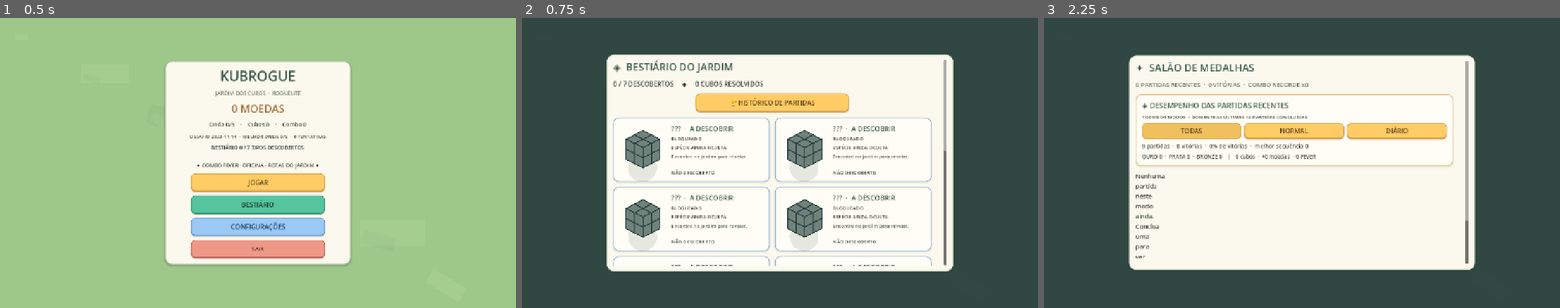
Above: before the commit, frames 1-3 (left to right).
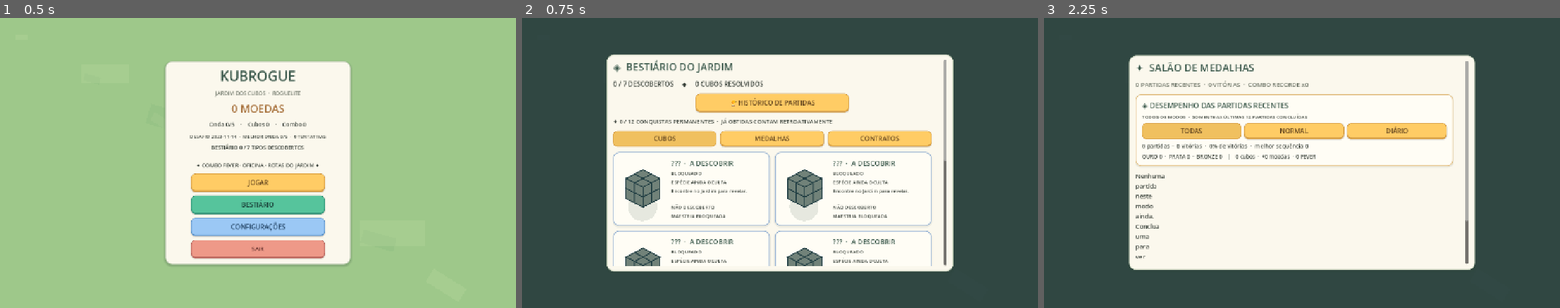
Above: after the commit, the same moments.

Repository: kardecallan566/KubRogue
Game: Godot game, scene res://scenes/c14/hub_stage.tscn
Same seed, same stepped clock (60 frames per second), same inputs: the game is played once before the commit and once after it. Before the commit the project starts from res://scenes/c13/hub_stage.tscn.
Inputs:
- Up to frame 1 (0.5 s): no input
- Up to frame 2 (0.75 s): click "BESTIÁRIO" at 0.5 s
- Up to frame 3 (2.25 s): click "CONFIGURAÇÕES" at 1.25 s; click "🏆 HISTÓRICO DE PARTIDAS" at 2 s

Frame 1 is identical in both runs. In frame 2, 13% of the frame differs, in the area x 17-83%, y 34-86%; in frame 3, nothing differs.

Commit message:
feat(c14): retroactive garden achievements with C13-safe bestiary tabs

Diff:
--- a/project.godot
+++ b/project.godot
@@ -1,10 +1,10 @@
 config_version=5
 
 [application]
-config/name="KubRogue — C13 Estatísticas de Carreira"
-run/main_scene="res://scenes/c13/hub_stage.tscn"
+config/name="KubRogue — C14 Conquistas do Jardim"
+run/main_scene="res://scenes/c14/hub_stage.tscn"
 config/features=PackedStringArray("4.7", "GL Compatibility")
-config/description="C13: read-only recent-career analytics and mode filters on C12 history; no gameplay or economy changes."
+config/description="C14: permanent Garden achievements and mastery, preserving C12 result medals and C13 career filters."
 
 [autoload]
 KubeSession="*res://scripts/c4/progress_service.gd"
--- /dev/null
+++ b/scenes/c14/game_stage.tscn
@@ -0,0 +1,6 @@
+[gd_scene load_steps=2 format=3]
+
+[ext_resource type="Script" path="res://scripts/c14/game_stage.gd" id="1"]
+
+[node name="KubRogueC14Game" type="Node3D"]
+script = ExtResource("1")
--- /dev/null
+++ b/scenes/c14/hub_stage.tscn
@@ -0,0 +1,12 @@
+[gd_scene load_steps=2 format=3]
+
+[ext_resource type="Script" path="res://scripts/c14/hub_stage.gd" id="1"]
+
+[node name="KubRogueC14Hub" type="Control"]
+layout_mode = 3
+anchors_preset = 15
+anchor_right = 1.0
+anchor_bottom = 1.0
+grow_horizontal = 2
+grow_vertical = 2
+script = ExtResource("1")
--- /dev/null
+++ b/scripts/c14/game_stage.gd
@@ -0,0 +1,59 @@
+extends "res://scripts/c12/game_stage.gd"
+## C14: medal notifications are only derived from persisted C4/C8 data.
+const MedalRules = preload("res://scripts/c14/medal_service.gd")
+var garden_medals: MedalRules = MedalRules.new()
+var medal_notice: Label
+var medal_notice_time := 0.0
+
+func _ready() -> void:
+    super._ready()
+    var content := hud_panel.get_child(0) as VBoxContainer
+    medal_notice = Label.new()
+    medal_notice.name = "GardenMedalToast"
+    medal_notice.text = ""
+    medal_notice.visible = false
+    medal_notice.autowrap_mode = TextServer.AUTOWRAP_WORD
+    medal_notice.add_theme_font_size_override("font_size",13)
+    medal_notice.add_theme_color_override("font_color",Color("#a86a22"))
+    content.add_child(medal_notice)
+    # A journal_changed emission means its atomic local write succeeded.
+    journal.journal_changed.connect(_check_new_medals)
+
+func restart_run() -> void:
+    super.restart_run()
+    if garden_medals != null and journal != null and progress != null:
+        garden_medals.snapshot(journal,progress,best_combo_in_run)
+    if medal_notice != null:
+        medal_notice.visible = false
+    medal_notice_time = 0.0
+
+func _check_new_medals() -> void:
+    if garden_medals == null or journal == null or progress == null:
+        return
+    var gained: Array[Dictionary] = garden_medals.newly_unlocked(
+        journal,progress,best_combo_in_run)
+    if gained.is_empty() or medal_notice == null:
+        return
+    var first: Dictionary = gained[0]
+    medal_notice.text = "✦ NOVA CONQUISTA: %s%s" % [
+        String(first["name"]),
+        " (+%d OUTRAS)" % (gained.size()-1) if gained.size()>1 else ""]
+    medal_notice.visible = true
+    medal_notice_time = 4.0
+    _sound("level")
+
+func _process(delta: float) -> void:
+    super._process(delta)
+    if medal_notice_time > 0.0:
+        medal_notice_time = maxf(0.0,medal_notice_time-delta)
+        if medal_notice_time <= 0.0 and medal_notice != null:
+            medal_notice.visible = false
+
+func _return_hub() -> void:
+    if not pending_credits.is_empty():
+        message_label.text = "Existem pagamentos pendentes. Use Tentar salvar."
+        return
+    progress.update_record(director.wave_index+1,director.wallet.solved,best_combo_in_run)
+    _record_challenge_if_needed()
+    Input.set_mouse_mode(Input.MOUSE_MODE_VISIBLE)
+    get_tree().change_scene_to_file("res://scenes/c14/hub_stage.tscn")
--- /dev/null
+++ b/scripts/c14/hub_stage.gd
@@ -0,0 +1,133 @@
+extends "res://scripts/c13/hub_stage.gd"
+## C14: add retroactive achievements while retaining the C12 hall and C13 stats.
+const MedalRules = preload("res://scripts/c14/medal_service.gd")
+var garden_medals: MedalRules = MedalRules.new()
+var garden_tab := 0
+var garden_tab_buttons: Array[Button] = []
+var species_gallery: GridContainer
+var achievements_gallery: GridContainer
+var contracts_gallery: GridContainer
+var contract_extras: Array[Control] = []
+
+func _open_game() -> void:
+    _close_modal()
+    get_tree().change_scene_to_file("res://scenes/c14/game_stage.tscn")
+
+func _show_bestiary() -> void:
+    super._show_bestiary()
+    garden_tab_buttons.clear()
+    contract_extras.clear()
+    species_gallery = dialog_box.find_child("SpeciesGallery", true, false) as GridContainer
+    contracts_gallery = dialog_box.find_child("ContractGallery", true, false) as GridContainer
+    if species_gallery == null or contracts_gallery == null:
+        return
+    # Keep the old C12 History button and C13 career filters untouched.
+    var species_index := species_gallery.get_index()
+    var contract_index := contracts_gallery.get_index()
+    for index in range(species_index + 1, contract_index):
+        var control := dialog_box.get_child(index) as Control
+        if control != null:
+            contract_extras.append(control)
+    var summary := _label(dialog_box,
+        "✦ %d / %d CONQUISTAS PERMANENTES  ·  JÁ OBTIDAS CONTAM RETROATIVAMENTE" % [
+            garden_medals.trophy_count(journal,session),MedalRules.MEDALS.size()], 14)
+    summary.name = "GardenMedalSummary"
+    dialog_box.move_child(summary,species_gallery.get_index())
+
+    var tabs := HBoxContainer.new()
+    tabs.name = "GardenTabs"
+    tabs.add_theme_constant_override("separation",10)
+    dialog_box.add_child(tabs)
+    dialog_box.move_child(tabs,species_gallery.get_index())
+    for entry in [
+        {"title":"CUBOS","name":"GardenTabSpecies"},
+        {"title":"MEDALHAS","name":"GardenTabMedals"},
+        {"title":"CONTRATOS","name":"GardenTabContracts"}
+    ]:
+        var index := garden_tab_buttons.size()
+        var button := _button(tabs,String(entry["title"]),
+            func(): _set_garden_tab(index),220)
+        button.name = String(entry["name"])
+        button.toggle_mode = true
+        button.custom_minimum_size.y = 40
+        button.size_flags_horizontal = Control.SIZE_EXPAND_FILL
+        garden_tab_buttons.append(button)
+
+    achievements_gallery = GridContainer.new()
+    achievements_gallery.name = "GardenAchievementsGallery"
+    achievements_gallery.columns = 2
+    achievements_gallery.add_theme_constant_override("h_separation",12)
+    achievements_gallery.add_theme_constant_override("v_separation",12)
+    dialog_box.add_child(achievements_gallery)
+    dialog_box.move_child(achievements_gallery,species_gallery.get_index())
+    _populate_achievements()
+    _append_mastery_to_species()
+    _set_garden_tab(0)
+    VisualTheme.apply(dialog_center)
+
+func _set_garden_tab(selected: int) -> void:
+    if selected < 0 or selected > 2:
+        return
+    garden_tab = selected
+    species_gallery.visible = selected == 0
+    achievements_gallery.visible = selected == 1
+    contracts_gallery.visible = selected == 2
+    for part in contract_extras:
+        part.visible = selected == 2
+    for index in range(garden_tab_buttons.size()):
+        garden_tab_buttons[index].set_pressed_no_signal(index == selected)
+
+func _append_mastery_to_species() -> void:
+    for species in journal.CATALOG:
+        var kind: String = String(species["id"])
+        var panel := species_gallery.find_child("Species_" + kind, false, false) as PanelContainer
+        if panel == null:
+            continue
+        var body := panel.get_child(0) as HBoxContainer
+        if body == null or body.get_child_count() < 2:
+            continue
+        var details := body.get_child(1) as VBoxContainer
+        if details == null:
+            continue
+        var solved: int = journal.solved_count(kind)
+        var mastery := "MAESTRIA BLOQUEADA"
+        if solved > 0:
+            mastery = garden_medals.mastery_label(solved)
+            if solved < MedalRules.MASTERY_GOLD:
+                mastery += "  ·  PRÓXIMA %d/%d" % [
+                    solved,garden_medals.next_mastery_target(solved)]
+            else:
+                mastery += "  ·  MÁXIMA"
+        var label := _label(details,mastery,12)
+        label.name = "Mastery_" + kind
+        label.custom_minimum_size.y = 18
+
+func _populate_achievements() -> void:
+    for definition in MedalRules.MEDALS:
+        var id: String = String(definition["id"])
+        var value: int = garden_medals.progress(definition,journal,session)
+        var goal: int = int(definition["goal"])
+        var owned := garden_medals.unlocked(definition,journal,session)
+        var panel := PanelContainer.new()
+        panel.name = "Achievement_" + id
+        panel.custom_minimum_size = Vector2(348,126)
+        panel.size_flags_horizontal = Control.SIZE_EXPAND_FILL
+        panel.set_meta("skill_category","Moedas" if owned else "Controle")
+        achievements_gallery.add_child(panel)
+        var tint := StyleBoxFlat.new()
+        tint.bg_color = Color("#fff1c9") if owned else Color("#edf3ec")
+        tint.border_color = Color("#dbaf4b") if owned else Color("#9eafa3")
+        tint.set_border_width_all(2)
+        tint.set_corner_radius_all(12)
+        tint.set_content_margin_all(12)
+        panel.add_theme_stylebox_override("panel",tint)
+        var body := VBoxContainer.new()
+        body.add_theme_constant_override("separation",4)
+        panel.add_child(body)
+        var heading := _label(body,
+            "%s  %s" % [String(definition["glyph"]),String(definition["name"])],17)
+        heading.name = "Title"
+        _label(body,String(definition["detail"]),12)
+        var remaining := _label(body,
+            "CONQUISTADA ✓" if owned else "PROGRESSO  %d/%d" % [mini(value,goal),goal],13)
+        remaining.name = "AchievementProgress_" + id
--- /dev/null
+++ b/scripts/c14/medal_service.gd
@@ -0,0 +1,103 @@
+extends RefCounted
+## C14: fully derived, retroactive Garden Medals.
+## Reads the independent C4 best-combo and C8 species journal, never writes
+## currency, daily saves, or a new achievements file.
+const MEDALS := [
+    {"id":"first", "name":"PRIMEIRO GIRO", "glyph":"✦",
+        "detail":"Resolva seu primeiro cubo", "kind":"total", "goal":1},
+    {"id":"twenty", "name":"MÃO TREINADA", "glyph":"◆",
+        "detail":"Resolva 20 cubos ao longo das partidas", "kind":"total", "goal":20},
+    {"id":"hundred", "name":"LENDÁRIO DO JARDIM", "glyph":"★",
+        "detail":"Resolva 100 cubos ao longo das partidas", "kind":"total", "goal":100},
+    {"id":"golden", "name":"BRILHO DO OURO", "glyph":"✧",
+        "detail":"Resolva um cubo Dourado", "kind":"golden", "goal":1},
+    {"id":"armored", "name":"QUEBRA-ARMADURA", "glyph":"⬟",
+        "detail":"Resolva um cubo Blindado", "kind":"armored", "goal":1},
+    {"id":"master4", "name":"QUATRO CAMADAS", "glyph":"▣",
+        "detail":"Resolva um Mestre 4×4", "kind":"master4", "goal":1},
+    {"id":"master5", "name":"CINCO CAMADAS", "glyph":"◈",
+        "detail":"Resolva um Titã 5×5", "kind":"master5", "goal":1},
+    {"id":"elite", "name":"DERROTE A ELITE", "glyph":"♛",
+        "detail":"Resolva o chefe Elite 3×3", "kind":"elite", "goal":1},
+    {"id":"collector", "name":"COLECIONADOR", "glyph":"❖",
+        "detail":"Descubra três espécies do Bestiário", "kind":"species", "goal":3},
+    {"id":"complete", "name":"JARDIM COMPLETO", "glyph":"✿",
+        "detail":"Descubra as sete espécies do Bestiário", "kind":"species", "goal":7},
+    {"id":"combo4", "name":"RITMO DE FEVER", "glyph":"⚡",
+        "detail":"Alcance um combo de quatro cubos", "kind":"combo", "goal":4},
+    {"id":"combo8", "name":"RITMO IMPARÁVEL", "glyph":"♜",
+        "detail":"Alcance um combo de oito cubos", "kind":"combo", "goal":8}
+]
+const MASTERY_BRONZE := 5
+const MASTERY_SILVER := 20
+const MASTERY_GOLD := 50
+var announced: Dictionary = {}
+
+func _total(journal) -> int:
+    var total := 0
+    for species in journal.CATALOG:
+        total += journal.solved_count(String(species["id"]))
+    return total
+
+func progress(medal: Dictionary, journal, progress_store, combo_now: int = 0) -> int:
+    var kind: String = String(medal["kind"])
+    match kind:
+        "total":
+            return _total(journal)
+        "species":
+            return journal.discovery_total()
+        "combo":
+            var records: Dictionary = progress_store.data.get("records",{})
+            return maxi(combo_now,int(records.get("best_combo",0)))
+        _:
+            return journal.solved_count(kind)
+
+func unlocked(medal: Dictionary, journal, progress_store, combo_now: int = 0) -> bool:
+    return progress(medal,journal,progress_store,combo_now) >= int(medal["goal"])
+
+func trophy_count(journal, progress_store, combo_now: int = 0) -> int:
+    var unlocked_count := 0
+    for medal in MEDALS:
+        if unlocked(medal,journal,progress_store,combo_now):
+            unlocked_count += 1
+    return unlocked_count
+
+func snapshot(journal, progress_store, combo_now: int = 0) -> void:
+    announced.clear()
+    for medal in MEDALS:
+        if unlocked(medal,journal,progress_store,combo_now):
+            announced[String(medal["id"])] = true
+
+func newly_unlocked(journal, progress_store, combo_now: int = 0) -> Array[Dictionary]:
+    var result: Array[Dictionary] = []
+    for medal in MEDALS:
+        var id: String = String(medal["id"])
+        if unlocked(medal,journal,progress_store,combo_now) and not announced.has(id):
+            announced[id] = true
+            result.append(medal.duplicate(true))
+    return result
+
+func mastery_level(count: int) -> int:
+    if count >= MASTERY_GOLD:
+        return 3
+    if count >= MASTERY_SILVER:
+        return 2
+    if count >= MASTERY_BRONZE:
+        return 1
+    return 0
+
+func mastery_label(count: int) -> String:
+    match mastery_level(count):
+        3: return "✦ OURO"
+        2: return "◆ PRATA"
+        1: return "▣ BRONZE"
+    return "SEM MAESTRIA"
+
+func next_mastery_target(count: int) -> int:
+    if count < MASTERY_BRONZE:
+        return MASTERY_BRONZE
+    if count < MASTERY_SILVER:
+        return MASTERY_SILVER
+    if count < MASTERY_GOLD:
+        return MASTERY_GOLD
+    return MASTERY_GOLD
--- /dev/null
+++ b/tests/integration/test_c14_cold_start.gd
@@ -0,0 +1,29 @@
+extends SceneTree
+const Hub = preload("res://scripts/c14/hub_stage.gd")
+const Game = preload("res://scripts/c14/game_stage.gd")
+var failures := 0
+
+func _initialize() -> void:
+    call_deferred("_run")
+
+func check(ok: bool, reason: String) -> void:
+    if not ok:
+        failures += 1
+        push_error("C14 COLD FAIL: " + reason)
+
+func _run() -> void:
+    var hub: Hub = Hub.new()
+    get_root().add_child(hub)
+    hub._show_bestiary()
+    check(hub.dialog_box.find_child("GardenAchievementsGallery",true,false)!=null,
+        "new medal gallery loads from a clean Godot project")
+    hub.queue_free()
+    await process_frame
+    var game: Game = Game.new()
+    get_root().add_child(game)
+    check(game.medal_notice!=null and game.history!=null,
+        "C14 HUD preserves history autoload on cold startup")
+    game.queue_free()
+    await process_frame
+    print("KubRogue C14 clean boot: %d failures" % failures)
+    quit(0 if failures==0 else 1)
--- /dev/null
+++ b/tests/integration/test_c14_game.gd
@@ -0,0 +1,88 @@
+extends SceneTree
+const Hub = preload("res://scripts/c14/hub_stage.gd")
+const Game = preload("res://scripts/c14/game_stage.gd")
+const Store = preload("res://scripts/c4/save_store.gd")
+const Medals = preload("res://scripts/c14/medal_service.gd")
+var failures := 0
+
+func _initialize() -> void:
+    call_deferred("_run")
+
+func check(ok: bool, reason: String) -> void:
+    if not ok:
+        failures += 1
+        push_error("C14 UI FAIL: " + reason)
+
+func _clean(path: String) -> void:
+    for suffix in ["", ".bak", ".tmp"]:
+        DirAccess.remove_absolute(ProjectSettings.globalize_path(path + suffix))
+
+func _run() -> void:
+    var money := "user://c14_ui_money.json"
+    var journal_path := "user://c14_ui_journal.json"
+    var history_path := "user://c14_ui_history.json"
+    for p in [money,journal_path,history_path]:
+        _clean(p)
+    var session = get_root().get_node("KubeSession")
+    var journal = get_root().get_node("KubeJournal")
+    var history = get_root().get_node("KubeHistory")
+    session.configure(Store.new(money))
+    journal.configure(Store.new(journal_path))
+    history.configure(Store.new(history_path))
+    var balance := int(session.data["coins"])
+    var hub: Hub = Hub.new()
+    get_root().add_child(hub)
+    check(hub.find_child("PrimaryActions",true,false).get_child_count()==4,
+        "still four hub actions")
+    hub._show_bestiary()
+    check(hub.dialog_box.find_child("OpenHistory",true,false)!=null,
+        "C12 hall button preserved")
+    check(hub.species_gallery.get_child_count()==7
+        and hub.achievements_gallery.get_child_count()==12
+        and hub.contracts_gallery.get_child_count()==3,
+        "species, achievements and contracts galleries are complete")
+    check(hub.species_gallery.visible and not hub.achievements_gallery.visible,
+        "species tab is the default")
+    hub._set_garden_tab(1)
+    check(hub.achievements_gallery.visible and not hub.species_gallery.visible
+        and not hub.contracts_gallery.visible, "achievement tab switches correctly")
+    hub._set_garden_tab(2)
+    check(hub.contracts_gallery.visible and not hub.achievements_gallery.visible,
+        "contracts tab switches correctly")
+    hub._show_history()
+    check(hub.dialog_box.find_child("CareerDashboard",true,false)!=null,
+        "C13 career dashboard and filters retained in history")
+    hub._show_bestiary()
+    check(hub.dialog_box.find_child("GardenTabs",true,false)!=null,
+        "history returns to new tabbed bestiary")
+    hub.queue_free()
+    await process_frame
+
+    var game: Game = Game.new()
+    get_root().add_child(game)
+    check(game.medal_notice!=null and not game.medal_notice.visible,
+        "existing unlocks never announce on startup")
+    check(game.history==history and game.fever!=null and game.workshop!=null,
+        "C12 history, Fever and Workshop preserved in C14 arena")
+    var id := int(session.data["run_number"])
+    check(journal.record_cube("apprentice",id,500),
+        "new journal observation persisted")
+    check(game.medal_notice.visible and game.medal_notice.text.contains("PRIMEIRO GIRO"),
+        "durable first unlock creates unobtrusive notice")
+    game._check_new_medals()
+    check(game.medal_notice.text.contains("PRIMEIRO GIRO"),
+        "same medal never generates a second announcement")
+    game.restart_run()
+    check(not game.medal_notice.visible,
+        "restart clears notice and snapshots previously earned unlock")
+    check(int(session.data["coins"])==balance,
+        "achievements have no currency reward")
+    game.queue_free()
+    await process_frame
+    var reloaded: Medals = Medals.new()
+    check(reloaded.trophy_count(journal,session)>=1,
+        "medal remains unlocked from C8's existing journal")
+    for p in [money,journal_path,history_path]:
+        _clean(p)
+    print("KubRogue C14 hub and gameplay integration: %d failures" % failures)
+    quit(0 if failures==0 else 1)
--- /dev/null
+++ b/tests/unit/test_c14_medals.gd
@@ -0,0 +1,82 @@
+extends SceneTree
+const Medals = preload("res://scripts/c14/medal_service.gd")
+const Journal = preload("res://scripts/c8/journal_service.gd")
+const Progress = preload("res://scripts/c4/progress_service.gd")
+const Store = preload("res://scripts/c4/save_store.gd")
+var fails := 0
+
+func _initialize() -> void:
+    call_deferred("_run")
+
+func check(ok: bool,reason: String) -> void:
+    if not ok:
+        fails += 1
+        push_error("C14 UNIT FAIL: " + reason)
+
+func _clean(p: String) -> void:
+    for s in ["",".bak",".tmp"]:
+        DirAccess.remove_absolute(ProjectSettings.globalize_path(p+s))
+
+func _run() -> void:
+    var money_path := "user://c14_unit_money.json"
+    var species_path := "user://c14_unit_species.json"
+    _clean(money_path)
+    _clean(species_path)
+    var wallet: Progress = Progress.new()
+    wallet.configure(Store.new(money_path))
+    var journal: Journal = Journal.new()
+    journal.configure(Store.new(species_path))
+    var medals: Medals = Medals.new()
+    check(Medals.MEDALS.size()==12,"12 original Garden Medals")
+    check(medals.trophy_count(journal,wallet)==0,"a new player has no medal")
+    medals.snapshot(journal,wallet)
+    check(medals.newly_unlocked(journal,wallet).is_empty(),"baseline does not notify")
+
+    journal.begin_run(1)
+    check(journal.record_cube("apprentice",1,1),"first real documented cube")
+    var found: Array[Dictionary] = medals.newly_unlocked(journal,wallet)
+    check(found.size()==1 and String(found[0]["id"])=="first",
+        "first cube triggers exactly one medal")
+    check(medals.newly_unlocked(journal,wallet).is_empty(),
+        "the same achievement does not announce twice")
+    check(medals.mastery_level(4)==0 and medals.mastery_level(5)==1
+        and medals.mastery_level(19)==1 and medals.mastery_level(20)==2
+        and medals.mastery_level(49)==2 and medals.mastery_level(50)==3,
+        "mastery thresholds are exactly 5, 20 and 50")
+    check(medals.next_mastery_target(0)==5 and medals.next_mastery_target(5)==20
+        and medals.next_mastery_target(20)==50,"clear next goal for each species")
+
+    var counts := {"apprentice":50,"reinforced":20,"golden":1,"armored":1,
+        "elite":1,"master4":1,"master5":1}
+    check(Store.new(species_path).write_json({"version":1,"counts":counts,"seen":[]}),
+        "existing journal fixture with older real progress")
+    journal.configure(Store.new(species_path))
+    check(wallet.update_record(5,75,8),"recorded historic best combo")
+    var historical: Medals = Medals.new()
+    check(historical.trophy_count(journal,wallet)==11,
+        "11 of 12 medals unlock retroactively from old data")
+    check(historical.unlocked(Medals.MEDALS[2],journal,wallet)==false,
+        "100 solved cubes remains locked below 100")
+    check(historical.mastery_label(journal.solved_count("apprentice"))=="✦ OURO"
+        and historical.mastery_label(journal.solved_count("reinforced"))=="◆ PRATA",
+        "existing counts immediately reveal matching mastery ranks")
+    historical.snapshot(journal,wallet)
+    check(historical.newly_unlocked(journal,wallet).is_empty(),
+        "restart never spams already earned awards")
+    counts["apprentice"] = 100
+    check(Store.new(species_path).write_json({"version":1,"counts":counts,"seen":[]}),
+        "100-solve milestone fixture saved")
+    journal.configure(Store.new(species_path))
+    found = historical.newly_unlocked(journal,wallet)
+    check(found.size()==1 and String(found[0]["id"])=="hundred",
+        "only the new hundred-cube medal announces")
+    check(historical.trophy_count(journal,wallet)==12,"full collection possible")
+    var after_restart := Medals.new()
+    check(after_restart.trophy_count(journal,wallet)==12,
+        "all medals remain unlocked without any new save schema")
+    wallet.free()
+    journal.free()
+    _clean(money_path)
+    _clean(species_path)
+    print("KubRogue C14 retroactive medals and mastery: %d failures" % fails)
+    quit(0 if fails==0 else 1)
Not shown, changed: .github/workflows/godot-c0.yml
Not shown, changed: .github/workflows/windows-export.yml
Not shown, changed: docs/08-roadmap-e-backlog.md
Not shown, added: docs/checkpoints/C14-garden-achievements.md
